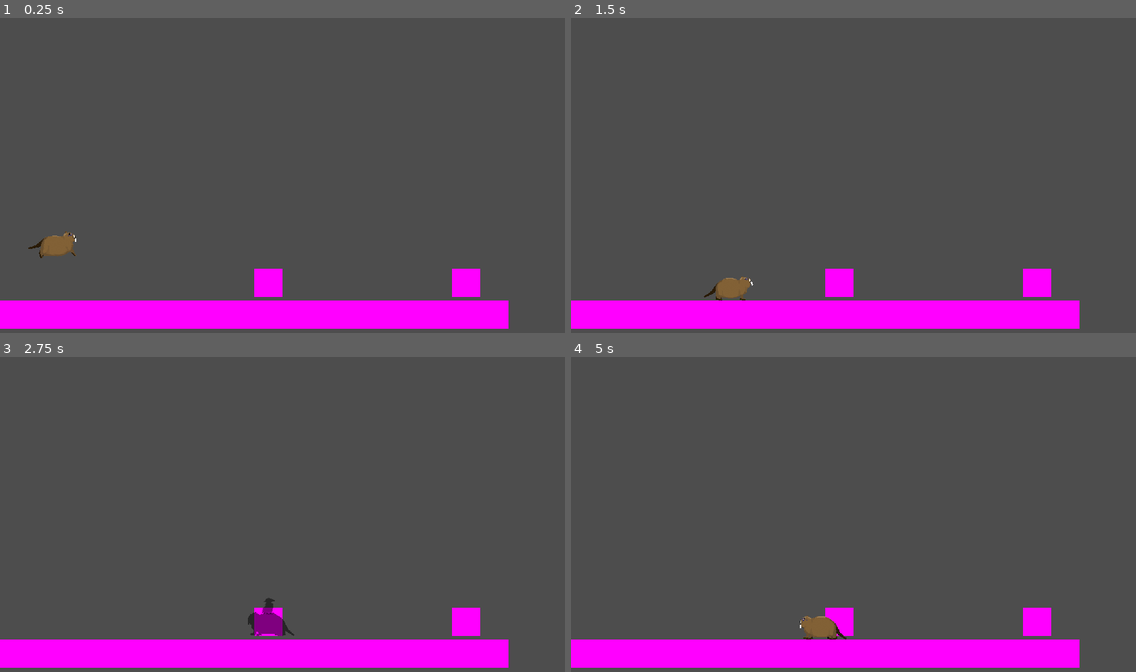
Above: before the commit, frames 1-4 (two rows, left to right).
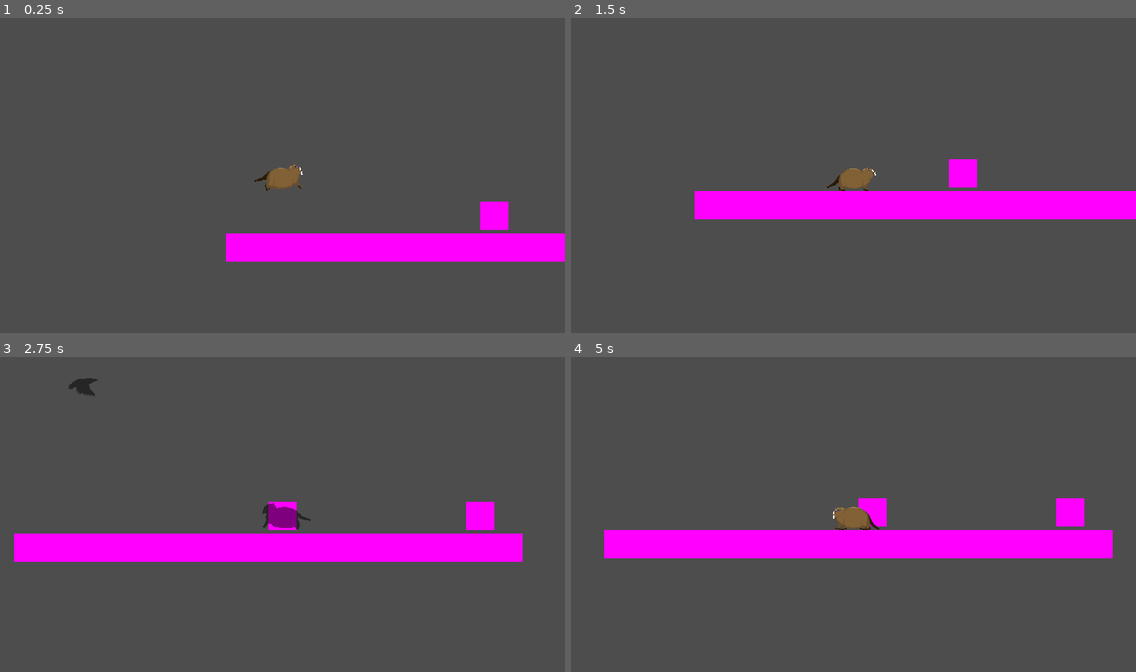
Above: after the commit, the same moments.

Repository: WAVForm/BeavrGame
Game: Godot game, scene res://scenes/test_scene.tscn
Two runs of this game, one before a commit and one after it. Both use one fixed random seed, a clock stepped at 60 frames per second and the inputs below. The project has no main scene, so this scene is started directly.
Inputs (mouse positions are in pixels of both pictures, inside the frame that each line leads up to):
- Up to frame 1 (0.25 s): no input
- Up to frame 2 (1.5 s): move the mouse to (977, 159) at 0.52 s; hold D (move_right) from 0.53 s (still down); right-click (977, 159) at 0.6 s; tap Space (jump) at 0.77 s; click (977, 159) at 0.8 s; move the mouse to (740, 191) at 1.27 s; click (740, 191) at 1.35 s
- Up to frame 3 (2.75 s): tap Space (jump) at 1.52 s; tap E (interact) at 1.55, 2.1 s; move the mouse to (339, 445) at 2.02 s; release D (move_right) at 2.03 s; hold A (move_left) from 2.03 s (still down); tap F (toggle_crow) at 2.3 s
- Up to frame 4 (5 s): move the mouse to (825, 580) at 2.77 s; release A (move_left) at 2.78 s; hold D (move_right) 2.78-4.28 s; tap F (toggle_crow) at 2.85 s; tap Space (jump) at 3.02, 3.77, 4.52 s; right-click (825, 580) at 3.05 s; move the mouse to (1023, 564) at 3.52 s; right-click (1023, 564) at 3.6 s; click (1023, 564) at 3.8 s; tap Enter at 4.25 s; move the mouse to (684, 467) at 4.27 s; hold A (move_left) from 4.28 s (still down); click (684, 467) at 4.35 s; tap E (interact) at 4.55 s

The runs differ from the first frame. In frame 1, 16% of the frame differs, in the area x 0-100%, y 46-99%; in frame 2, 17%; in frame 3, 18%; in frame 4, 19%, in the area x 0-96%, y 44-99%.
Error before the commit: Invalid call. Nonexistent function 'bite' in base 'Area2D (HidingPlace)'. (res://scripts/player.gd:88)

Commit message:
crow improvement

Diff:
--- a/objects/crow.tscn
+++ b/objects/crow.tscn
@@ -40,8 +40,11 @@
 autoplay = "idle"
 
 [node name="search_area" type="Area2D" parent="."]
-collision_layer = 8192
-collision_mask = 0
+collision_layer = 0
+collision_mask = 8192
 
 [node name="search_range" type="CollisionShape2D" parent="search_area"]
 shape = SubResource("CircleShape2D_bvuq7")
+
+[node name="wait_timer" type="Timer" parent="."]
+one_shot = true
--- a/objects/interactables/biteable/biteable.tscn
+++ b/objects/interactables/biteable/biteable.tscn
@@ -12,7 +12,7 @@
 texture = SubResource("PlaceholderTexture2D_l8214")
 
 [node name="biting_area" type="Area2D" parent="."]
-collision_layer = 32768
+collision_layer = 16384
 collision_mask = 0
 script = ExtResource("1_w1say")
 
--- a/objects/player.tscn
+++ b/objects/player.tscn
@@ -499,8 +499,10 @@
 
 [node name="sprite" type="AnimatedSprite2D" parent="."]
 sprite_frames = SubResource("SpriteFrames_rv3p7")
-animation = &"tailslap_back"
+animation = &"bite"
 autoplay = "idle"
+frame = 11
+frame_progress = 1.0
 
 [node name="collider" type="CollisionShape2D" parent="."]
 rotation = 1.5708
@@ -508,11 +510,12 @@
 
 [node name="interactable_area" type="Area2D" parent="."]
 collision_layer = 0
-collision_mask = 32768
-input_pickable = false
+collision_mask = 49152
 
 [node name="interactable_range" type="CollisionShape2D" parent="interactable_area"]
 shape = SubResource("CircleShape2D_5e6r6")
 
 [node name="crow_spot" type="Node2D" parent="."]
 position = Vector2(0, -48)
+
+[node name="camera" type="Camera2D" parent="."]
--- a/scripts/crow.gd
+++ b/scripts/crow.gd
@@ -4,41 +4,61 @@
 
 @onready var sprite := $sprite
 @onready var search_area :Area2D= $search_area
+@onready var wait_timer := $wait_timer
+
 var player: Player
 var start_pos : Vector2
 var target_pos : Vector2
 @export var speed := 500 #?
-@export var max_search_time = 3.0 #seconds
-var current_time := 0.0
-enum STATES {NONE, FOLLOW_PLAYER, TO_TARGET, WAIT, TO_PLAYER}
+enum STATES {NONE, FOLLOW_PLAYER, TO_TARGET, WAIT, TO_PLAYER, OFF_SCREEN}
 var current_state := STATES.NONE
 
-func start(p_ref):
+func start(p_ref, summoned):
 	player = p_ref
-	self.global_position = player.get_node("crow_spot").global_position
+	if not summoned:
+		self.position = (get_viewport_rect().size * 0.5) * -1
+		self.position.y -= 48
+	else:
+		self.position = player.get_node("crow_spot").position
 
 func fly_to(pos):
 	if current_state == STATES.NONE:
-		self.reparent(player.get_parent(), true)
 		start_pos = player.global_position
 		target_pos = pos
 		current_state = STATES.TO_TARGET
-		if start_pos.x < target_pos.x:
-			sprite.scale.x = 1
-		else:
-			sprite.scale.x = -1
 		sprite.play("fly")
+
+func to_player():
+	current_state = STATES.TO_PLAYER
+	start_pos = (get_viewport_rect().size * 0.5) * -1
+	sprite.play("fly")
+
+func fly_away():
+	start_pos = self.global_position
+	target_pos = ((get_viewport_rect().size * 0.5) * -1)
+	target_pos.y -= 48
+	if start_pos.x < target_pos.x:
+		sprite.scale.x = 1
+	else:
+		sprite.scale.x = -1
+	current_state = STATES.OFF_SCREEN
+	sprite.play("fly")
 
 func _physics_process(delta):
 	match current_state:
 		STATES.NONE:
 			return
 		STATES.TO_TARGET:
+			if start_pos.x < target_pos.x:
+				sprite.scale.x = 1
+			else:
+				sprite.scale.x = -1
 			self.global_position = self.global_position.move_toward(target_pos, delta*speed)
 			if self.global_position.is_equal_approx(target_pos):
+				wait_timer.start()
+				self.reparent(player.get_parent(), true)
 				current_state = STATES.WAIT
 		STATES.WAIT:
-			current_time += delta
 			#search around?
 			if search_area.has_overlapping_areas():
 				start_pos = self.global_position
@@ -47,11 +67,9 @@
 					sprite.scale.x = 1
 				else:
 					sprite.scale.x = -1
-				current_time = 0.0
 				current_state = STATES.TO_TARGET
-			if current_time >= max_search_time:
+			if wait_timer.is_stopped():
 				start_pos = self.global_position
-				current_time = 0.0
 				current_state = STATES.TO_PLAYER
 		STATES.TO_PLAYER:
 			target_pos = player.get_node("crow_spot").global_position
@@ -64,3 +82,8 @@
 				self.reparent(player, true)
 				sprite.play("idle")
 				current_state = STATES.NONE
+		STATES.OFF_SCREEN:
+			self.position = self.position.move_toward(target_pos, delta*speed)
+			if self.position.is_equal_approx(target_pos):
+				sprite.play("idle")
+				current_state = STATES.NONE
--- a/scripts/interactables/biteable/biteable.gd
+++ b/scripts/interactables/biteable/biteable.gd
@@ -1,4 +1,4 @@
-extends Interactable
+extends CollisionObject2D
 
 class_name Biteable
 
--- a/scripts/player.gd
+++ b/scripts/player.gd
@@ -22,12 +22,12 @@
 var is_hidden := false
 var can_jump := true
 var crow_summoned := false
+var animation_lock := false
 
 func _ready():
 	crow = load("res://objects/crow.tscn").instantiate()
 	self.add_child(crow)
-	crow.visible = crow_summoned
-	crow.start(self)
+	crow.start(self, crow_summoned)
 
 func _process(_delta):
 	dir = Vector2(Input.get_axis("move_left", "move_right"), Input.get_axis("look_down", "look_up")) #get direction for current frame
@@ -71,20 +71,19 @@
 func try_interaction():
 	if Input.is_action_just_pressed("toggle_crow"):
 		if crow_summoned:
-			crow.visible = false
-			crow_summoned = false
+			crow.fly_away()
 		else:
-			crow.visible = true
-			crow_summoned = true
+			crow.to_player()
+		crow_summoned = not crow_summoned
 
 	if crow_summoned:
 		if Input.is_action_just_pressed("interact"):
 			crow.fly_to(get_global_mouse_position())
 	else:
-		if Input.is_action_just_pressed("interact") and interact_area.has_overlapping_areas():
+		if Input.is_action_just_pressed("interact") and interact_area.has_overlapping_areas() and interact_area.get_overlapping_areas()[0] is Interactable:
 			interact_area.get_overlapping_areas()[0].interact(self)
 			self.velocity = Vector2.ZERO
-		elif Input.is_action_just_pressed("bite") and interact_area.has_overlapping_areas():
+		elif Input.is_action_just_pressed("bite") and interact_area.has_overlapping_areas() and interact_area.get_overlapping_areas()[0] is Biteable:
 			interact_area.get_overlapping_areas()[0].bite(self)
 			self.velocity = Vector2.ZERO
 
@@ -99,15 +98,19 @@
 		sprite.scale = Vector2(dir.x, 1)
 	if is_hidden:
 		return
+	if animation_lock and not sprite.is_playing():
+		animation_lock = false
+	elif animation_lock:
+		return
 
 	if Input.is_action_just_pressed("bite"):
 		sprite.play("bite")
+		animation_lock = true
 	elif Input.is_action_just_pressed("attack"):
 		sprite.play("tailslap_back")
+		animation_lock = true
 	elif Input.is_action_pressed("jump") and can_jump:
 		sprite.play("jump")
-	elif sprite.is_playing():
-		return
 	elif not is_on_floor():
 		sprite.play("in_air")
 	elif velocity.x != 0:
